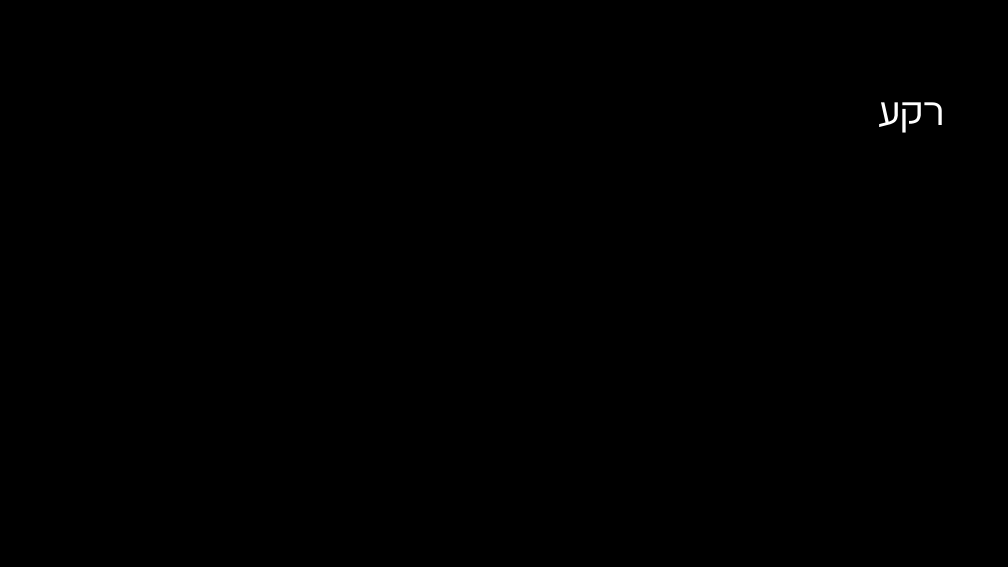
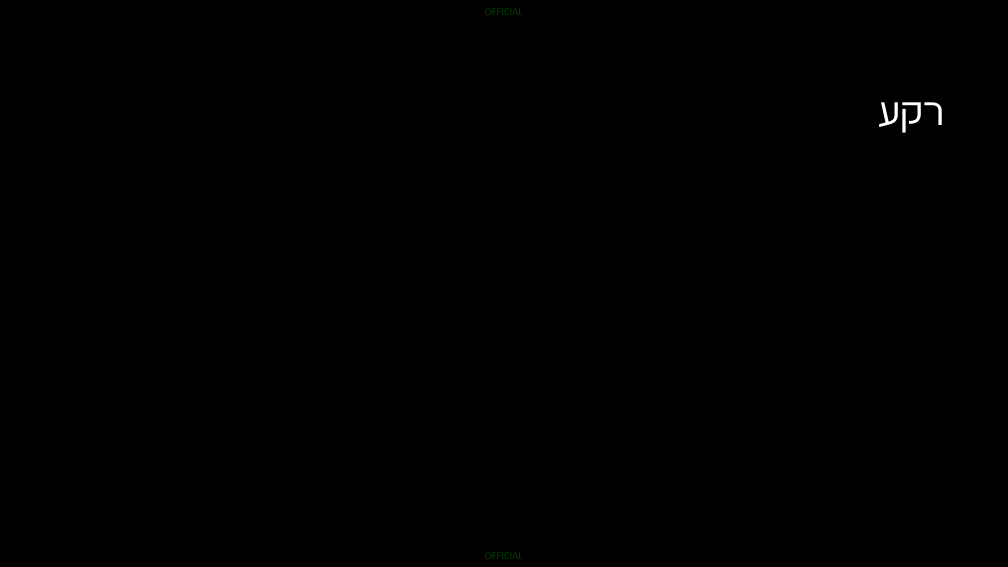
Before and after one commit to blackout6649/Federated-Kalman-Filter, a slide deck: slide 2 of Federated Kalman filter.pptx. Drawn at 1008x567 pixels with LibreOffice and Linux fonts; fonts in the diff are those of the drawing; background and template pictures are left out. Boxes give left, top, right and bottom in pixels: in the first picture for what was removed or moved away, otherwise in the second. Text is boxed around its words. In the diff, an @@ line names an element or a change of style, - is before the commit and + after.

```diff
--- a/Federated Kalman filter.pptx
+++ b/Federated Kalman filter.pptx
@@ text added at bbox=[485, 8, 523, 15], 10 pt, text #008000 at 50% opacity @@
+OFFICIAL
@@ text added at bbox=[485, 552, 523, 559], 10 pt, text #008000 at 50% opacity @@
+OFFICIAL
```
Also in this commit, not shown: 7 other slides changed, 5 slides added, 10 other files.
